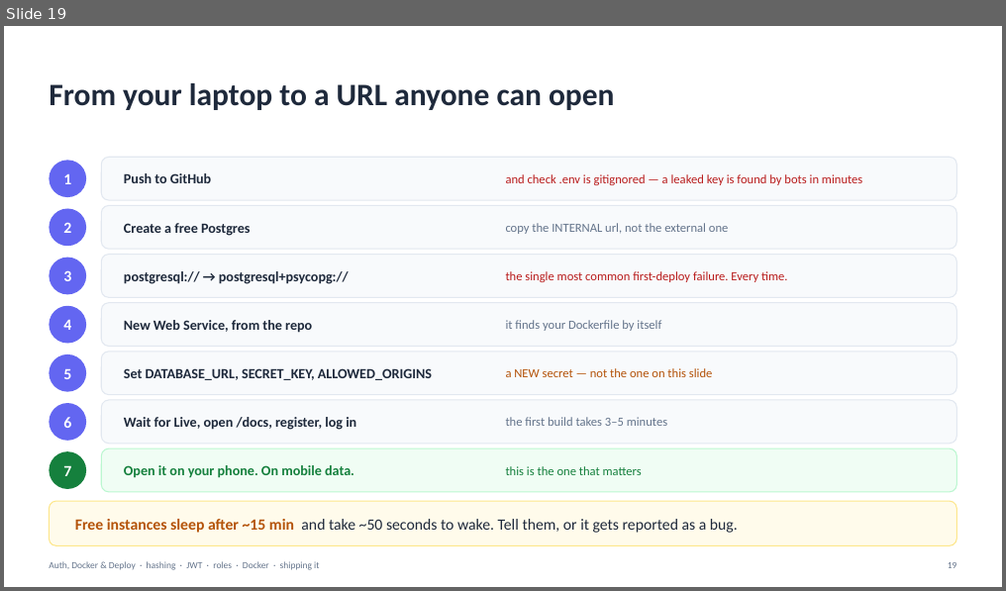
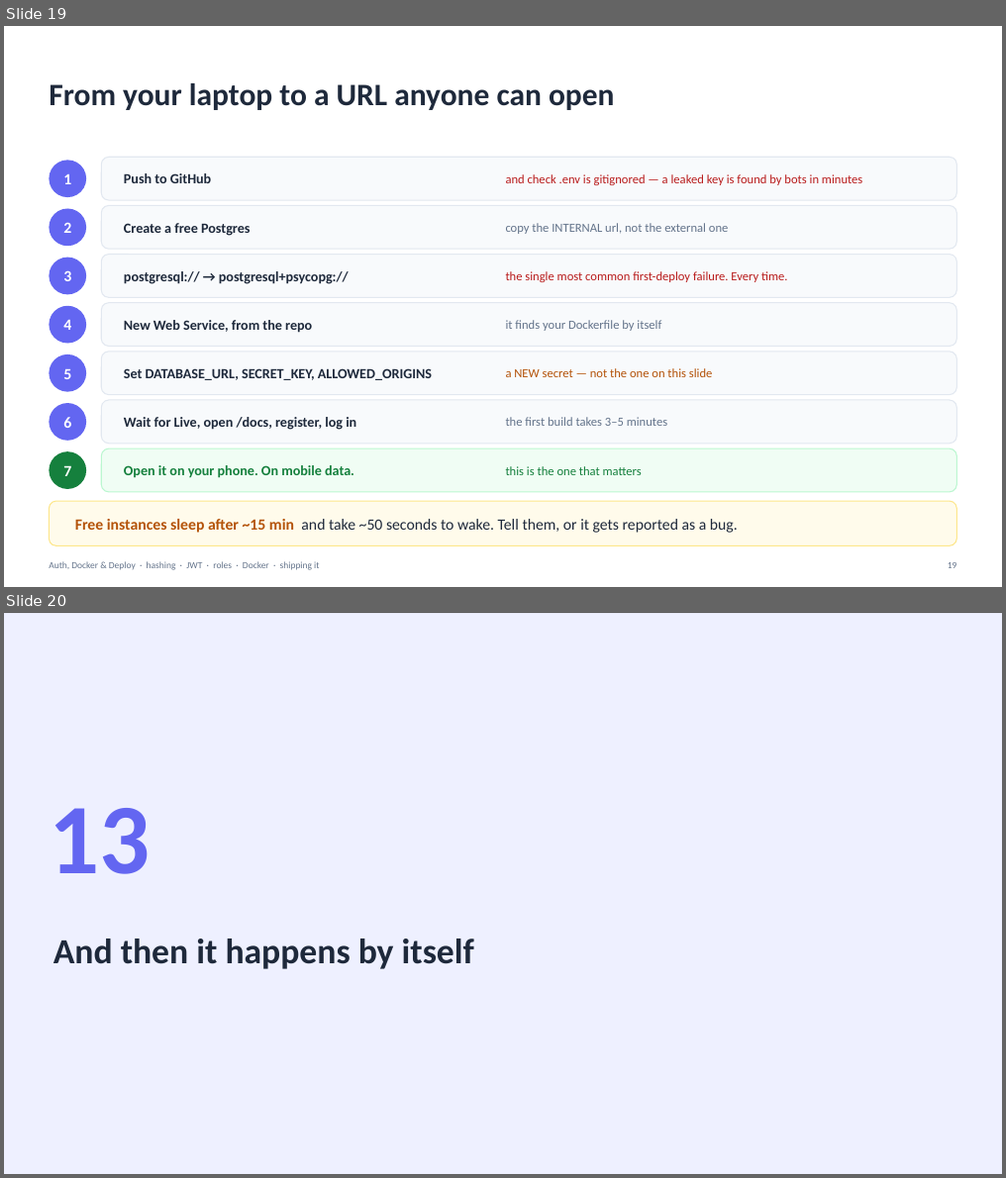
Before and after one commit to Poorit-Technologies/lpu-training, a slide deck: backend-engineering/slides/03_Auth_Deploy_Ship.pptx. Shown one above the other, each under a label of ours: slide 19 before the commit, slides 19 and 20 after it. The pictures are 1006x591 and 1006x1178 pixels, drawn with LibreOffice and Linux fonts; fonts in the diff are those of the drawing. Boxes give left, top, right and bottom in pixels: in the first picture for what was removed or moved away, otherwise in the second. Text is boxed around its words. In the diff, an @@ line names an element or a change of style, - is before the commit and + after.

```diff
--- a/backend-engineering/slides/03_Auth_Deploy_Ship.pptx
+++ b/backend-engineering/slides/03_Auth_Deploy_Ship.pptx
@@ slide 20 added at (x1=4, y1=613, x2=1002, y2=1174), background #EEF0FF @@
@@ text added at (x1=49, y1=808, x2=150, y2=874), 96 pt, text #6366F1, bold @@
+13
@@ text added at (x1=54, y1=939, x2=474, y2=969), 34 pt, text #1E293B, bold @@
+And then it happens by itself
```
Also in this commit, not shown: 2 slides changed, 3 other slides added, 1 other file.
